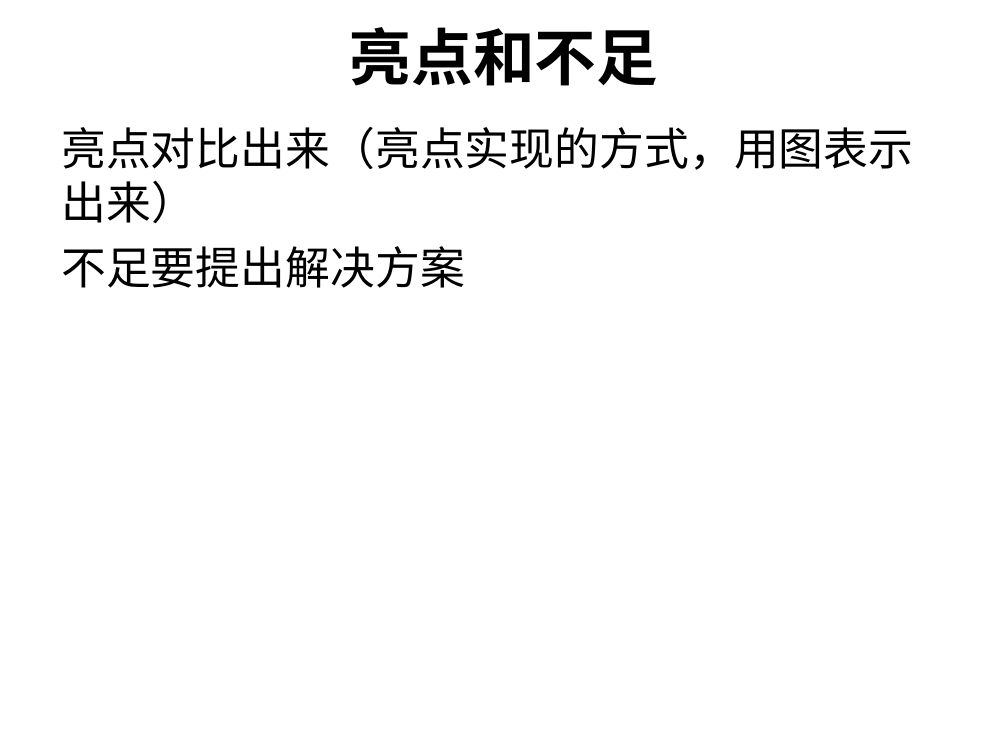
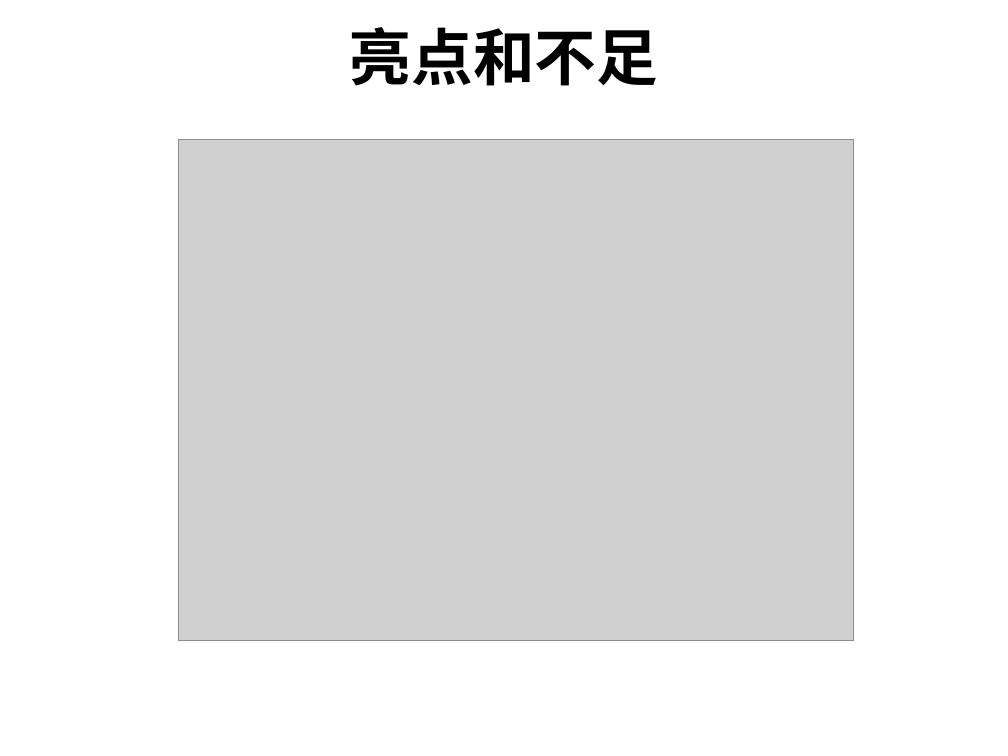
Before and after one commit to chuntong007/CY-work, a slide deck: slide 17 of 一阶项目文件/hx180310林春通一阶评审ppt模板.ppt (slide 15 before the commit). Drawn at 1008x756 pixels with LibreOffice and Linux fonts; fonts in the diff are those of the drawing; grey boxes stand for pictures; background and template pictures are left out. Boxes give left, top, right and bottom in pixels: in the first picture for what was removed or moved away, otherwise in the second. Text is boxed around its words. In the diff, an @@ line names an element or a change of style, - is before the commit and + after.

```diff
--- a/一阶项目文件/hx180310林春通一阶评审ppt模板.ppt
+++ b/一阶项目文件/hx180310林春通一阶评审ppt模板.ppt
@@ text removed at (x1=61, y1=127, x2=913, y2=288) @@
-亮点对比出来（亮点实现的方式，用图表示出来）
-不足要提出解决方案
@@ picture added at (x1=178, y1=140, x2=854, y2=641) @@
```
Also in this commit, not shown: 6 other slides changed, 9 slides added, 1 slide removed, 6 other files.
